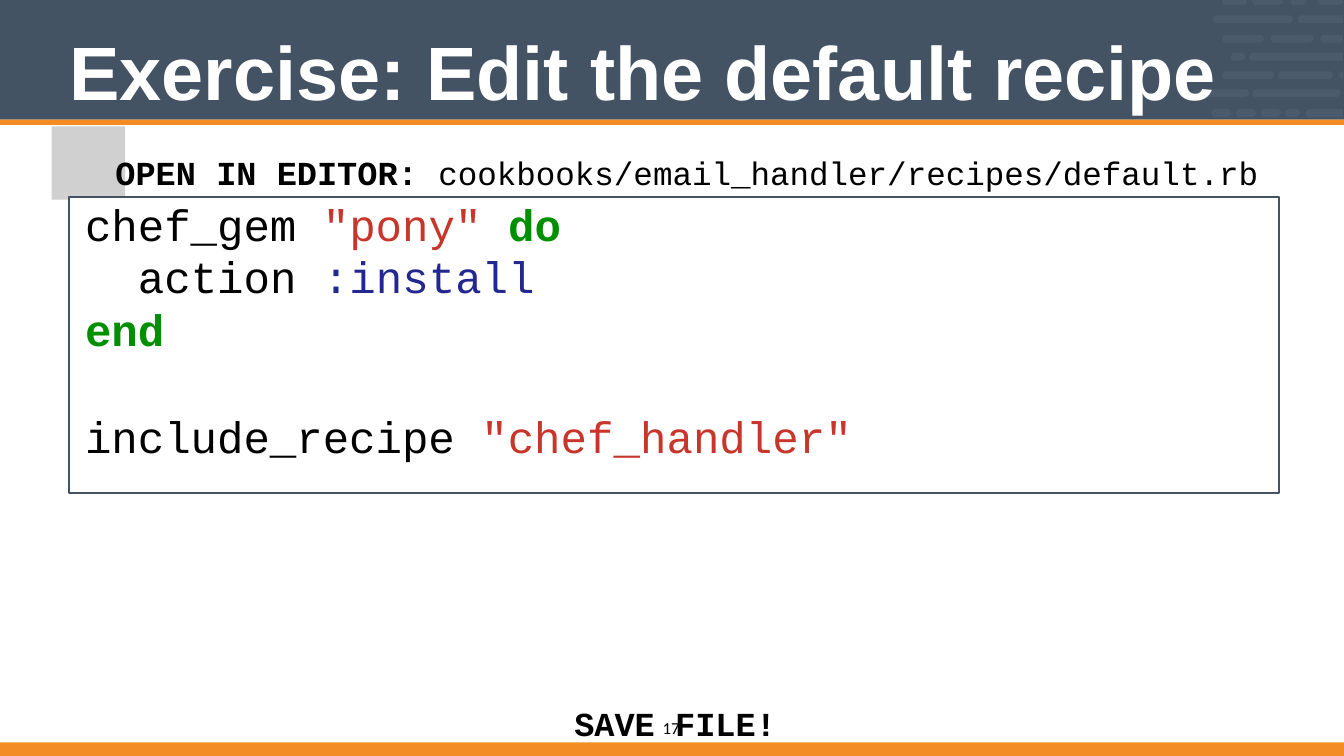
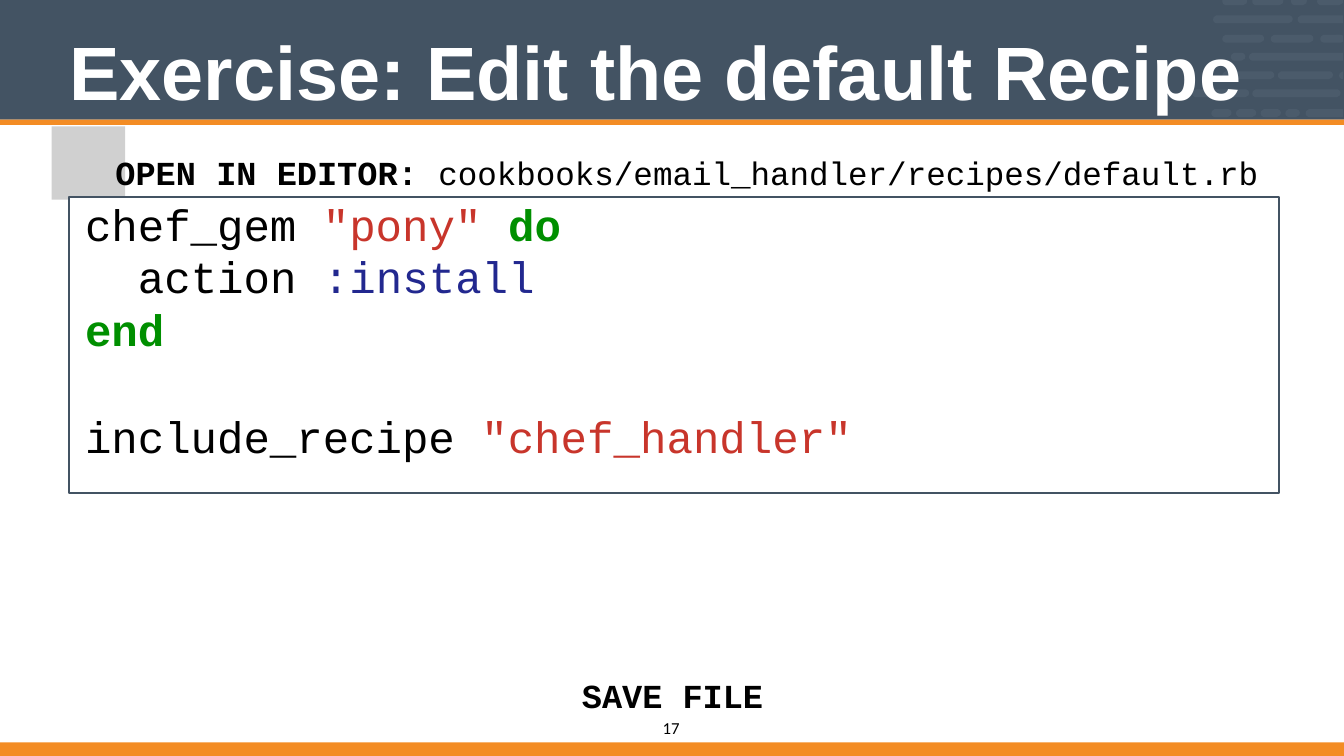
Before and after one commit to vinyar/chef-intermediate, a slide deck: slide 17 of Modules/08-Chef_Intermediate.pptx. Drawn at 1344x756 pixels with LibreOffice and Linux fonts; fonts in the diff are those of the drawing; grey boxes stand for pictures. Boxes give left, top, right and bottom in pixels: in the first picture for what was removed or moved away, otherwise in the second. Text is boxed around its words. In the diff, an @@ line names an element or a change of style, - is before the commit and + after.

```diff
--- a/Modules/08-Chef_Intermediate.pptx
+++ b/Modules/08-Chef_Intermediate.pptx
@@ title at <box>69,45,1241,114</box>: text changed @@
-Exercise: Edit the default recipe
+Exercise: Edit the default Recipe
@@ text at <box>582,685,764,709</box>: text changed @@
-SAVE
+SAVE FILE
@@ text removed at <box>675,714,776,745</box> @@
-FILE!
```
Also in this commit, not shown: 29 other slides changed, 1 slide removed.
